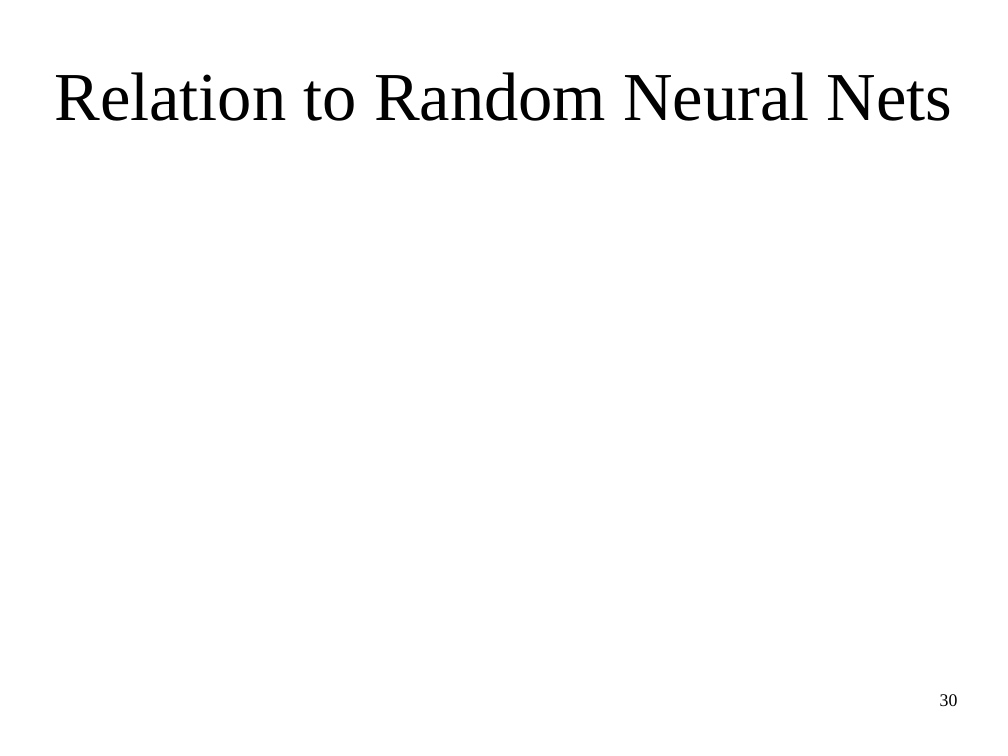
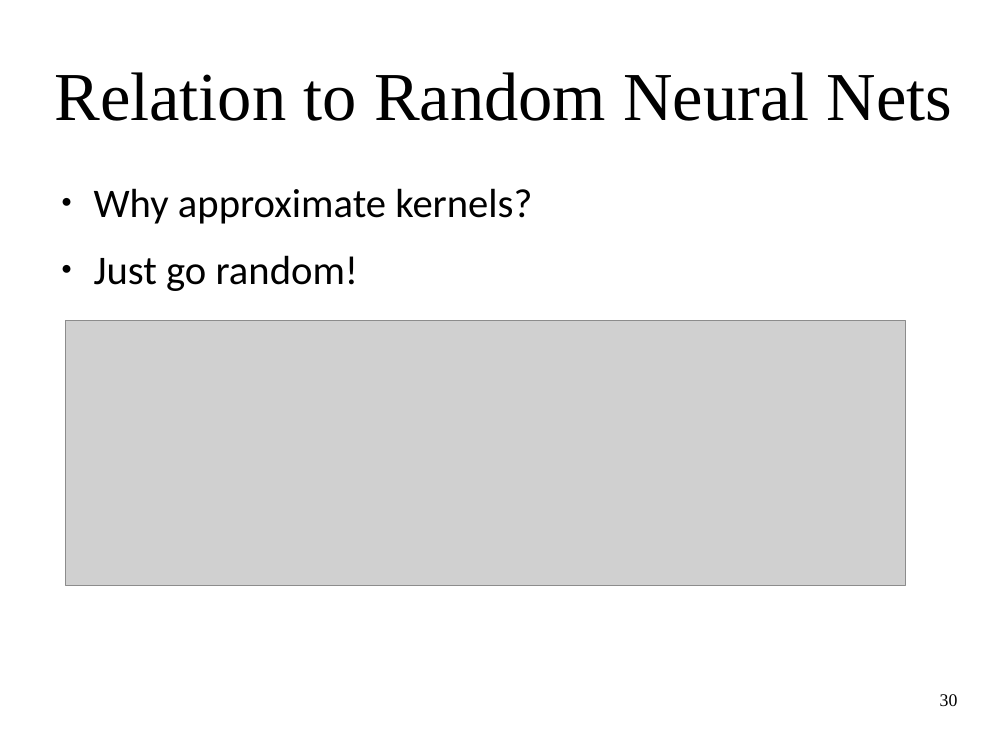
Before and after one commit to amueller/applied_ml_spring_2017, a slide deck: slide 30 of slides/aml-09-021517.odp. Drawn at 1008x756 pixels with LibreOffice and Linux fonts; fonts in the diff are those of the drawing; grey boxes stand for pictures. Boxes give left, top, right and bottom in pixels: in the first picture for what was removed or moved away, otherwise in the second. Text is boxed around its words. In the diff, an @@ line names an element or a change of style, - is before the commit and + after.

```diff
--- a/slides/aml-09-021517.odp
+++ b/slides/aml-09-021517.odp
@@ text added at (x1=94, y1=188, x2=532, y2=291), 32 pt, text #000000 @@
+● Why approximate kernels?
+● Just go random!
@@ picture added at (x1=66, y1=320, x2=906, y2=585) @@
```
Also in this commit, not shown: 8 other slides changed, 4 slides added, 3 slides removed, 1 other file.
